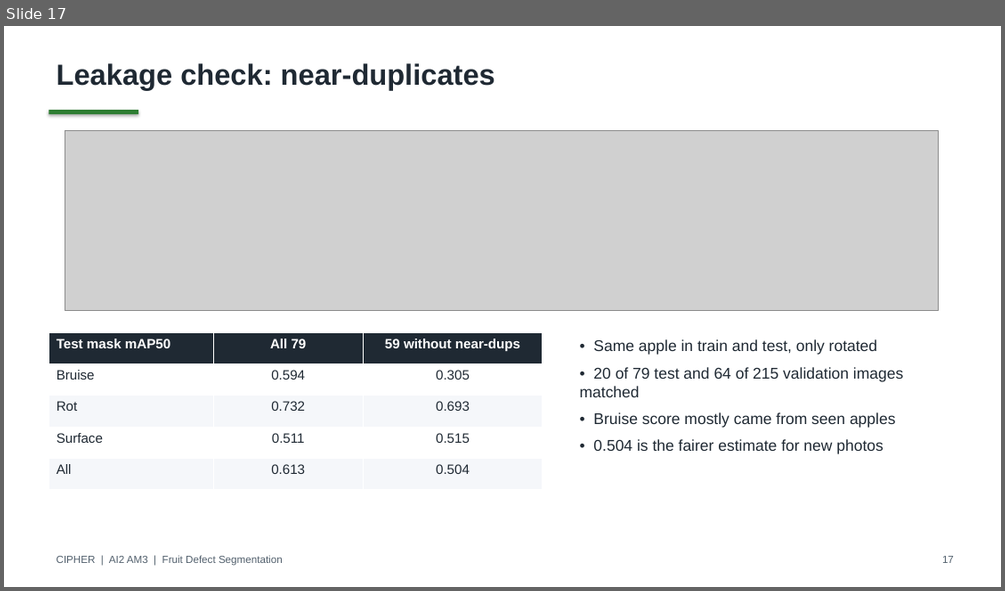
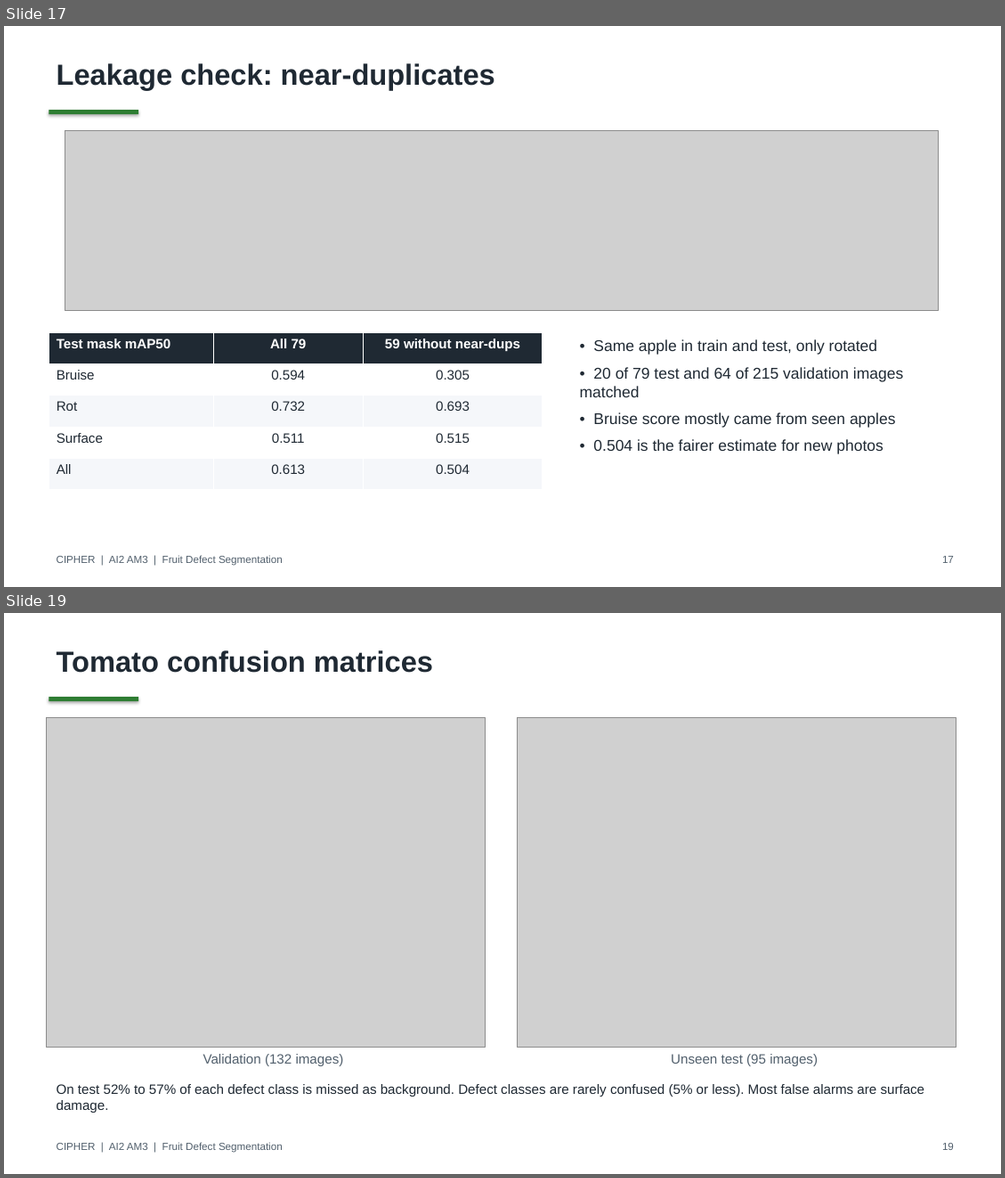
Before and after one commit to deangg/instancesegmentation, a slide deck: slides/CIPHER_AI2_Final_Defense.pptx. Shown one above the other, each under a label of ours: slide 17 before the commit, slides 17 and 19 after it; the slides between them are not shown. The pictures are 1005x591 and 1005x1178 pixels, drawn with LibreOffice and Linux fonts; fonts in the diff are those of the drawing; grey boxes stand for pictures. Boxes give left, top, right and bottom in pixels: in the first picture for what was removed or moved away, otherwise in the second. Text is boxed around its words. In the diff, an @@ line names an element or a change of style, - is before the commit and + after.

```diff
--- a/slides/CIPHER_AI2_Final_Defense.pptx
+++ b/slides/CIPHER_AI2_Final_Defense.pptx
@@ slide 19 added at <box>4,613,1001,1174</box>, background #FFFFFF @@
@@ text added at <box>57,650,433,673</box>, 28 pt, text #1F2933, bold @@
+Tomato confusion matrices
@@ picture added at <box>47,718,485,1046</box> @@
@@ rectangle added at <box>48,697,138,701</box>, fill #2E7D32 @@
@@ picture added at <box>518,718,956,1046</box> @@
@@ text added at <box>203,1054,344,1066</box>, 13 pt, text #52606D @@
+Validation (132 images)
@@ text added at <box>671,1054,817,1066</box>, 13 pt, text #52606D @@
+Unseen test (95 images)
@@ text added at <box>57,1084,925,1112</box>, 13 pt, text #1F2933 @@
+On test 52% to 57% of each defect class is missed as background. Defect classes are rarely confused (5% or less). Most false alarms are surface damage.
@@ text added at <box>57,1142,283,1152</box>, 10 pt, text #52606D @@
+CIPHER | AI2 AM3 | Fruit Defect Segmentation
@@ text added at <box>942,1143,954,1150</box>, 10 pt, text #52606D @@
+19
```
Also in this commit, not shown: 9 slides changed, 1 other slide added, 15 other files.
